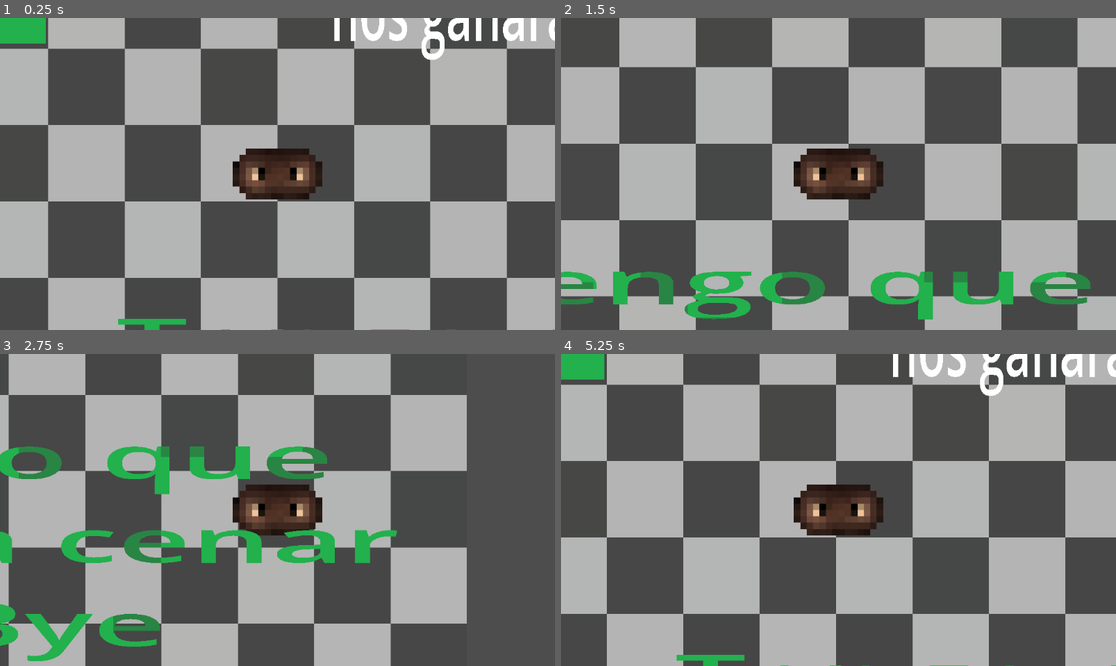
Above: before the commit, frames 1-4 (two rows, left to right).
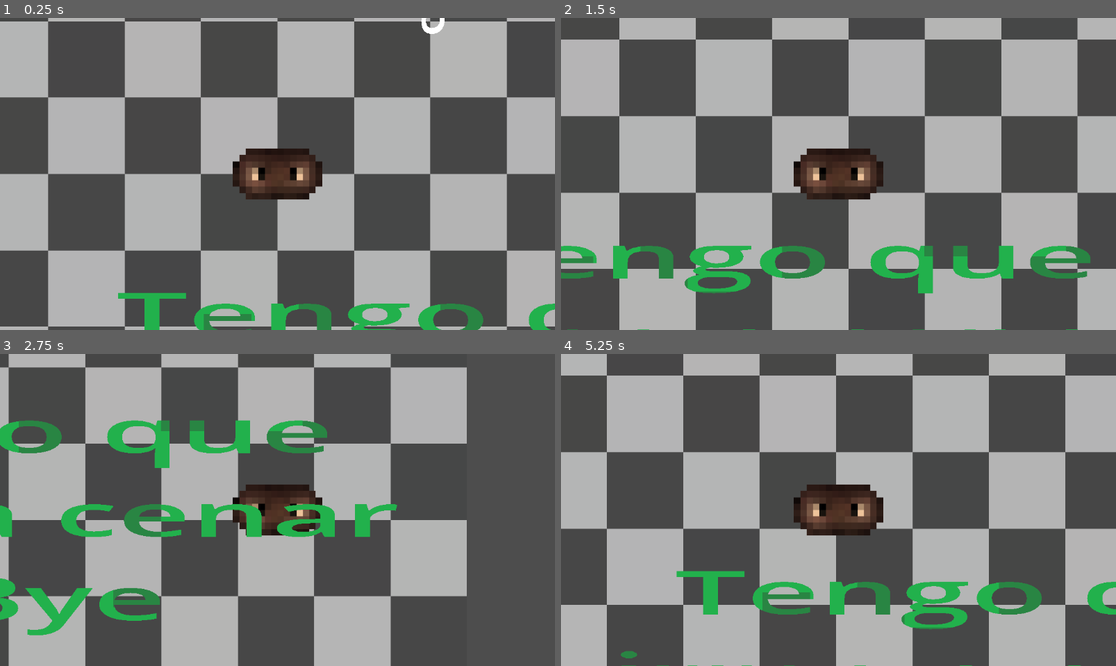
Above: after the commit, the same moments.

Repository: Alessio2122/Nombre-preliminar
Game: Godot game, scene res://escenarios/sala.tscn
Same seed, same stepped clock (60 frames per second), same inputs: the game is played once before the commit and once after it. The project has no main scene, so this scene is started directly.
Inputs:
- Up to frame 1 (0.25 s): no input
- Up to frame 2 (1.5 s): tap Enter at 0.5 s; hold D (ui_right) 0.53-1.28 s; hold S (ui_down) from 1.28 s (still down)
- Up to frame 3 (2.75 s): release S (ui_down) at 2.03 s; hold D (ui_right) from 2.03 s (still down)
- Up to frame 4 (5.25 s): release D (ui_right) at 2.78 s; hold W (ui_up) 2.78-3.53 s; hold A (ui_left) 3.53-5.03 s; hold S (ui_down) from 5.03 s (still down)

The runs differ from the first frame. In frame 1, 39% of the frame differs, in the area x 0-100%, y 0-100%; in frame 2, 39%; in frame 3, 36%; in frame 4, 88%.

Commit message:
2026/01/29 17:08
Se arregla el bug de la S.

Diff:
--- a/escenarios/sala.tscn
+++ b/escenarios/sala.tscn
@@ -8,7 +8,7 @@
 [sub_resource type="RectangleShape2D" id="RectangleShape2D_yp54a"]
 
 [sub_resource type="RectangleShape2D" id="RectangleShape2D_0mhbb"]
-size = Vector2(0.4999114, 1.5008998)
+size = Vector2(0.5, 1.495)
 
 [sub_resource type="SegmentShape2D" id="SegmentShape2D_bgvtk"]
 a = Vector2(1268, -1270)
@@ -23,7 +23,7 @@
 b = Vector2(1268, 1266)
 
 [sub_resource type="RectangleShape2D" id="RectangleShape2D_bgvtk"]
-size = Vector2(25.680576, 8.270605)
+size = Vector2(26.182808, 8.270605)
 
 [sub_resource type="RectangleShape2D" id="RectangleShape2D_2yqpo"]
 size = Vector2(31.675093, 6.9987125)
@@ -51,22 +51,20 @@
 font = SubResource("SystemFont_bgvtk")
 structured_text_bidi_override = 3
 
-[sub_resource type="SegmentShape2D" id="SegmentShape2D_und83"]
-
 [node name="Sala" type="Node2D"]
 
 [node name="StaticBody2D" type="StaticBody2D" parent="."]
-position = Vector2(0, 3)
 scale = Vector2(126.80646, 126.80646)
 collision_layer = 2
 collision_mask = 0
 
 [node name="Sprite2D" type="Sprite2D" parent="StaticBody2D"]
-position = Vector2(4.7683716e-07, -4.7683716e-07)
+position = Vector2(0, -0.0236581)
 scale = Vector2(1.25, 1.25)
 texture = ExtResource("1_yp54a")
 
 [node name="CollisionShape2D" type="CollisionShape2D" parent="StaticBody2D"]
+position = Vector2(0, -0.0236581)
 shape = SubResource("RectangleShape2D_yp54a")
 
 [node name="CharacterBody2D" type="CharacterBody2D" parent="."]
@@ -116,8 +114,8 @@
 scale = Vector2(17.521656, -29.29111)
 
 [node name="CollisionShape2D" type="CollisionShape2D" parent="StaticBody2D6"]
-position = Vector2(-0.19975471, 3.345724)
-scale = Vector2(1.7045722, 0.7512739)
+position = Vector2(0.22828865, 3.3457222)
+scale = Vector2(1.7045721, 0.7512739)
 shape = SubResource("RectangleShape2D_bgvtk")
 
 [node name="CollisionShape2D2" type="CollisionShape2D" parent="StaticBody2D6"]
@@ -143,14 +141,8 @@
 position = Vector2(-711.5, -539.5)
 shape = SubResource("RectangleShape2D_und83")
 
-[node name="StaticBody2D8" type="StaticBody2D" parent="."]
-position = Vector2(0, -1)
-
-[node name="MeshInstance2D" type="MeshInstance2D" parent="StaticBody2D8"]
-position = Vector2(330.99997, 463)
+[node name="MeshInstance2D" type="MeshInstance2D" parent="."]
+position = Vector2(330.99997, 462)
 scale = Vector2(1644.8954, -755.76135)
 mesh = SubResource("TextMesh_2yqpo")
 texture = ExtResource("4_bgvtk")
-
-[node name="CollisionShape2D" type="CollisionShape2D" parent="StaticBody2D8"]
-shape = SubResource("SegmentShape2D_und83")
Not shown: 1 places in escenarios/sala.tscn that only renumber resources
